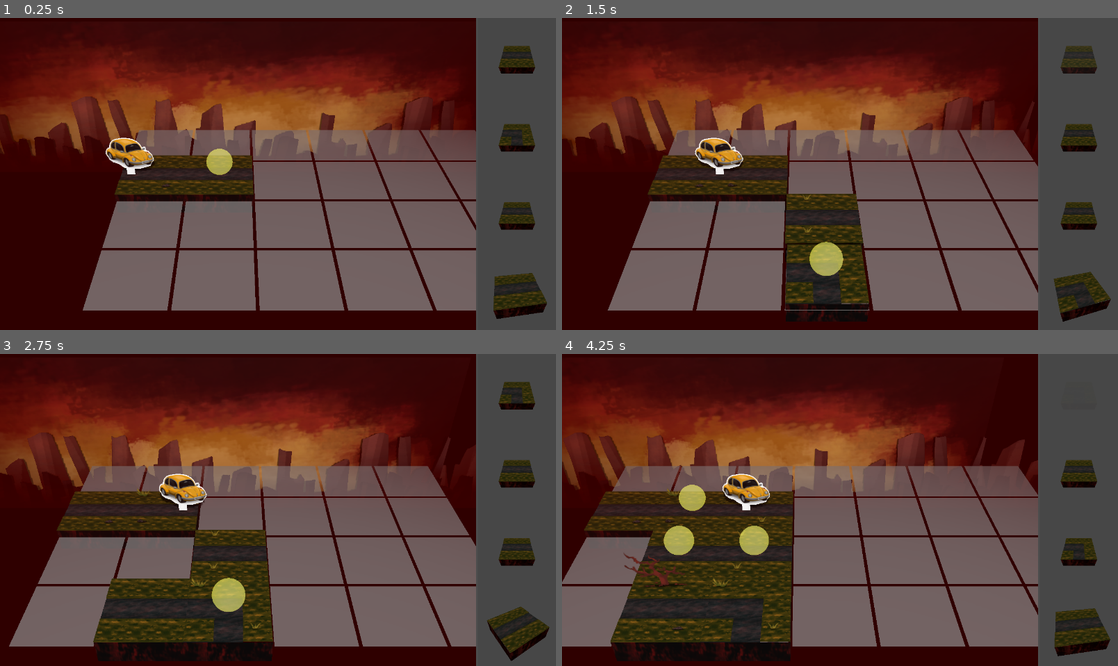
Above: before the commit, frames 1-4 (two rows, left to right).
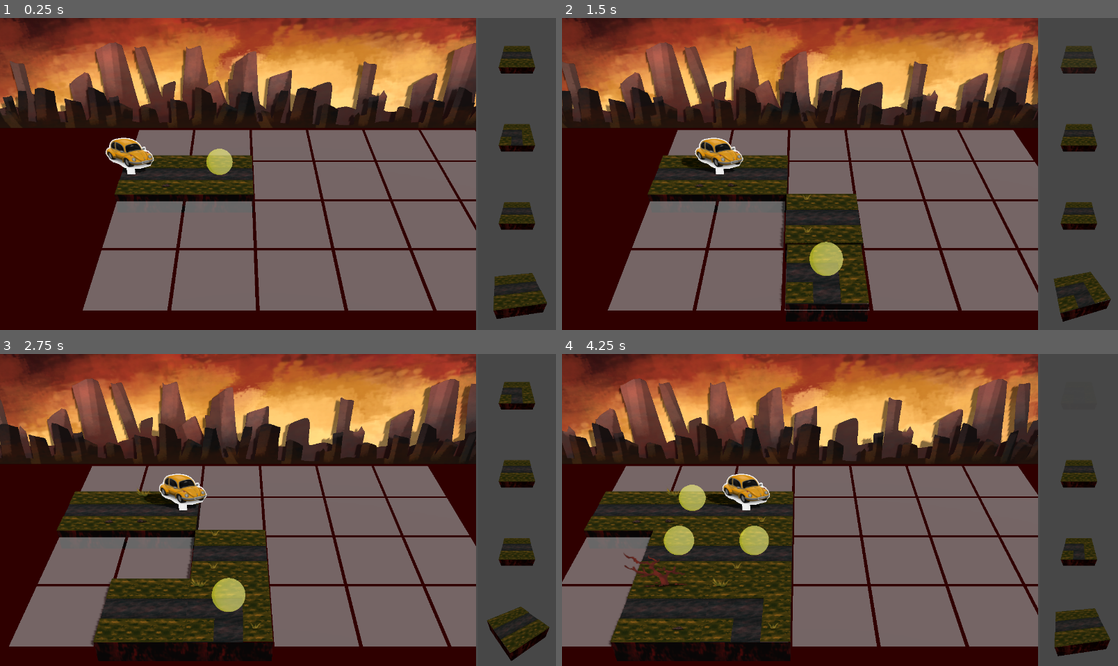
Above: after the commit, the same moments.

Repository: Pro1d/code4cause
Game: Godot game, scene res://scenes/main/GameMain.tscn
Two runs of this game, one before a commit and one after it. Both use one fixed random seed, a clock stepped at 60 frames per second and the inputs below. Sound files missing from this copy of the repository are replaced by a short silence.
Inputs (mouse positions are in pixels of both pictures, inside the frame that each line leads up to):
- Up to frame 1 (0.25 s): no input
- Up to frame 2 (1.5 s): tap Enter (ui_accept) at 0.5, 0.77 s; move the mouse to (962, 158) at 0.52 s; hold D (move_right) 0.53-1.28 s; move the mouse to (728, 189) at 1.27 s; hold S (move_down) from 1.28 s (still down)
- Up to frame 3 (2.75 s): tap Enter (ui_accept) at 1.52 s; move the mouse to (333, 441) at 2.02 s; release S (move_down) at 2.03 s; hold D (move_right) from 2.03 s (still down)
- Up to frame 4 (4.25 s): move the mouse to (812, 572) at 2.77 s; release D (move_right) at 2.78 s; hold W (move_up) 2.78-3.53 s; tap Enter (ui_accept) at 3.02, 3.77 s; move the mouse to (1006, 556) at 3.52 s; hold A (move_left) from 3.53 s (still down)

The runs differ from the first frame. In frame 1, 33% of the frame differs, in the area x 0-86%, y 0-50%; in frame 2, 33%, in the area x 0-86%, y 0-92%; in frame 3, 32%; in frame 4, 32%.

Commit message:
Little Game

Diff:
--- a/project.godot
+++ b/project.godot
@@ -29,6 +29,7 @@
 Config="*res://scripts/singleton/Config.gd"
 MusicManager="*res://scripts/singleton/MusicManager.gd"
 SoundFxManager="*res://scripts/singleton/SoundFxManager.gd"
+SceneManager="*res://scripts/singleton/SceneManager.gd"
 
 [debug]
 
--- a/scenes/game/background.tscn
+++ b/scenes/game/background.tscn
@@ -12,7 +12,7 @@
 
 [node name="Middle" type="Sprite3D" parent="MiddleHolder"]
 transform = Transform3D(0.3, 0, 0, 0, 0.3, 0, 0, 0, 0.3, 0, 0, -4.3)
-layers = 2
+layers = 3
 centered = false
 offset = Vector2(-2048, -512)
 shaded = true
--- a/scenes/game/game_scene.gd
+++ b/scenes/game/game_scene.gd
@@ -21,19 +21,20 @@
 
 	grid.tile_placed.connect(on_tile_placed)
 
+	player.died.connect(on_death)
+
 func on_tile_placed() -> void:
 	tile_placed.emit()
+
+func on_death() -> void:
+	get_tree().change_scene_to_file("res://scenes/menu/LooserMenu.tscn")
 
 func set_next_tile(nt: PackedScene) -> void:
 	grid.placing_tile_scene = nt
 	grid.move(Vector2i.ZERO)
 
 func add_row() -> void:
-	if player.current_cell in grid.cells[0]:
-		get_tree().change_scene_to_file("res://scenes/menu/LooserMenu.tscn")
-
 	grid.add_row()
-
 
 func _process(_delta: float) -> void:
 	camera.global_position.x = camera_offset_x + metronome.time()
--- a/scenes/game/game_scene.tscn
+++ b/scenes/game/game_scene.tscn
@@ -18,7 +18,7 @@
 fog_enabled = true
 fog_mode = 1
 fog_light_color = Color(0.184314, 0, 0, 1)
-fog_density = 1.0
+fog_density = 0.0
 fog_height = -0.5
 fog_height_density = 3.0
 fog_depth_curve = 1.56917
@@ -26,13 +26,14 @@
 fog_depth_end = 12.0
 
 [node name="GameScene" type="Node3D"]
+process_mode = 1
 script = ExtResource("1_x51h5")
 
 [node name="WorldEnvironment" type="WorldEnvironment" parent="."]
 environment = SubResource("Environment_f4h1w")
 
 [node name="DirectionalLight3D" type="DirectionalLight3D" parent="."]
-transform = Transform3D(0.0612423, 0.989597, 0.130181, -0.752726, -0.0398615, 0.657126, 0.655479, -0.138235, 0.742454, 0.226314, 0.3763, 0.808842)
+transform = Transform3D(0.474924, 0.68513, 0.552309, -0.729416, -0.044657, 0.682612, 0.492342, -0.727051, 0.478536, 0.226314, -2.38419e-07, 0.159626)
 light_energy = 0.35
 shadow_enabled = true
 directional_shadow_mode = 0
@@ -45,6 +46,10 @@
 current = true
 fov = 35.0
 size = 5.0
+
+[node name="Background" parent="Camera3D" instance=ExtResource("7_jw0xs")]
+unique_name_in_owner = true
+transform = Transform3D(1, 0, 0, 0, 0.809017, -0.587785, 0, 0.587785, 0.809017, 0, -0.332648, -5.30956)
 
 [node name="TileGrid" type="Node3D" parent="."]
 unique_name_in_owner = true
@@ -62,7 +67,5 @@
 bpm = 80.0
 sfx_on = false
 
-[node name="Background" parent="." instance=ExtResource("7_jw0xs")]
-
 [connection signal="on_bar_start" from="Metronome" to="." method="add_row"]
 [connection signal="on_pulse" from="Metronome" to="TileGrid" method="animate_predrawn_cell"]
--- a/scenes/player/player.gd
+++ b/scenes/player/player.gd
@@ -1,6 +1,7 @@
 class_name  Player
 extends Node3D
 
+signal died
 signal cell_changed(c: PlacementCell)
 
 const cell_size : float = 1
@@ -12,5 +13,11 @@
 	pass
 
 func set_current_cell(c: PlacementCell) -> void:
+	if current_cell != null:
+		current_cell.out.disconnect(on_death)
 	current_cell = c
 	cell_changed.emit(c)
+	current_cell.out.connect(on_death)
+
+func on_death() -> void:
+	died.emit()
--- a/scripts/prototype/placement_cell.gd
+++ b/scripts/prototype/placement_cell.gd
@@ -1,5 +1,6 @@
 class_name PlacementCell
 extends Node3D
+signal out
 
 @export var highlight_hint: Node3D
 @onready var child_scene: Node3D = $Scene
@@ -111,6 +112,8 @@
 		shake_offset = shake_offset.rotated(Vector3.UP, deg_to_rad(180.0 + randf_range(-20.0, 20.0)))
 	tween.parallel().tween_property(self, "global_position:y", -5.0, 1.0) \
 		.set_ease(Tween.EASE_IN).set_trans(Tween.TRANS_QUAD).set_delay(shake_count * shake_duration * .85)
+	tween.tween_callback(out.emit)
+	tween.tween_interval(0.5)
 	tween.tween_callback(queue_free)
 
 func redraw_child(new_is_set:bool, scene: PackedScene) -> void:
--- a/scripts/prototype/placement_grid.gd
+++ b/scripts/prototype/placement_grid.gd
@@ -67,7 +67,7 @@
 
 func add_row()->void:
 	_generate_row(true)
-	await  get_tree().create_timer(0.5).timeout
+	await get_tree().create_timer(0.5).timeout
 	_delete_first_row()
 	current_pos += Vector2i.LEFT
 	if(current_pos.x < 0):
--- a/scripts/singleton/SceneManager.gd
+++ b/scripts/singleton/SceneManager.gd
@@ -5,3 +5,6 @@
 
 func go_to_game() -> void:
 	get_tree().change_scene_to_file("res://scenes/game.tscn")
+
+func go_to_end_menu() -> void:
+	get_tree().change_scene_to_file("res://scenes/menu/LooserMenu.tscn")
